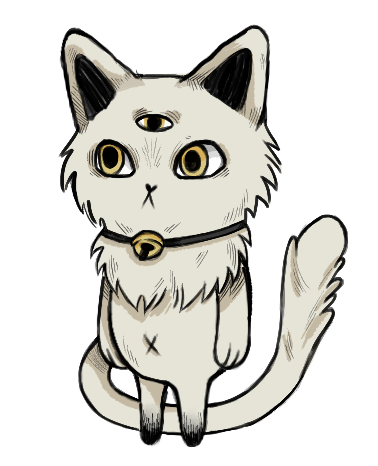
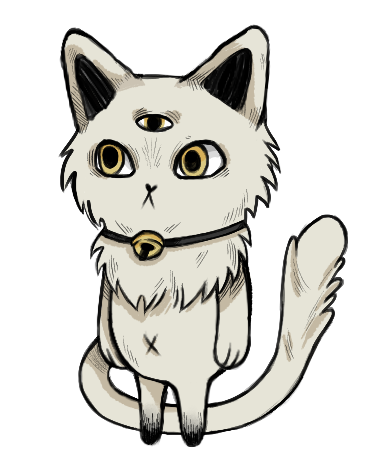
Layered file, before and after one edit (378x466). Changes by layer:
painted on "правое ухо" over [left=191, top=49, right=216, bottom=72]
painted on "левое ухо" over [left=132, top=69, right=141, bottom=77]
painted on "голова" over [left=63, top=73, right=283, bottom=313]
painted on "тело" over [left=107, top=255, right=252, bottom=385]
painted on "левая нога" over [left=137, top=398, right=142, bottom=439]
painted on "хвост" over [left=95, top=53, right=326, bottom=437]
